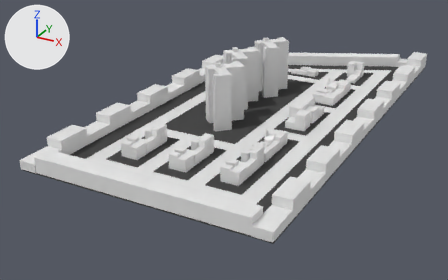
Renders of the Blender file Assets/Models/street_layout3.blend from each side of a commit.
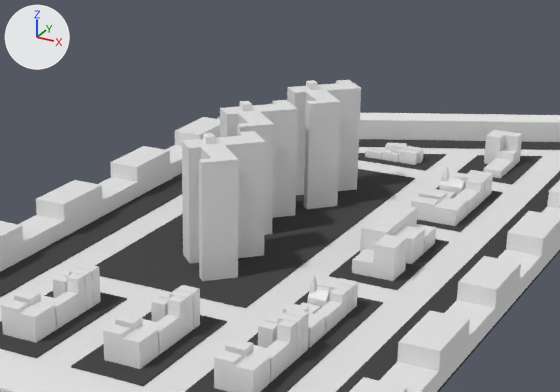
Each version is shown whole from a 50 mm camera at (17.6, -34.9, 14.0) aimed at (0.4, -3.6, -1.6), then close up on the part from 27% to 85% of the width and 0% to 65% of the height. Every picture has the same lights, and +X, +Y and +Z are marked at upper left.
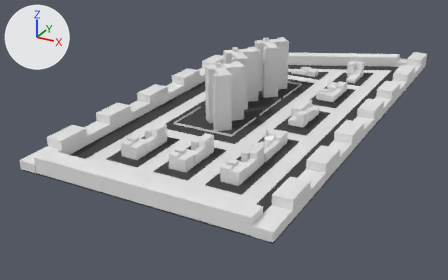
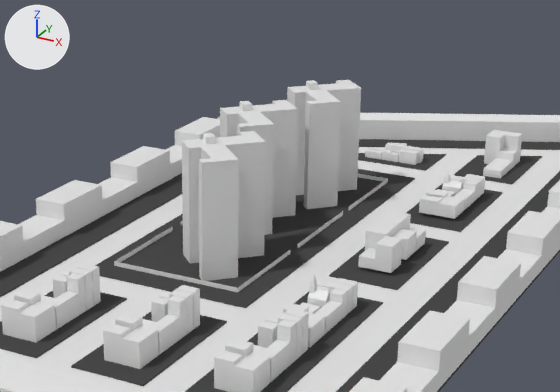
Changed parts and their boxes (x1, y1, x2, y2) in the close-ups (560 x 392 px):
'Cube.041', moved, rescaled (19% narrower, 22% shorter)
    before: (360, 203, 417, 253)
    after: (365, 211, 411, 250)
'Cube.066', moved, rescaled (22% narrower, 21% shorter)
    before: (372, 234, 407, 281)
    after: (375, 236, 402, 273)
'Cube.039', moved, rescaled (19% narrower, 20% shorter)
    before: (432, 197, 467, 226)
    after: (437, 196, 465, 219)
'Cube.045', moved, rescaled (16% narrower, 20% shorter)
    before: (394, 225, 425, 264)
    after: (391, 229, 417, 260)
'Cube.113', added
    after: (114, 262, 237, 292)
'Cube.043', moved, rescaled (17% narrower, 19% shorter)
    before: (411, 196, 439, 222)
    after: (419, 195, 442, 216)
'Cube.067', moved, rescaled (14% narrower, 21% shorter)
    before: (352, 249, 373, 277)
    after: (358, 248, 376, 270)
'Cube.042', moved, rescaled (18% narrower, 20% shorter)
    before: (415, 224, 436, 253)
    after: (409, 228, 426, 251)
'Cube.049', moved, rescaled (21% narrower, 22% shorter)
    before: (439, 166, 466, 197)
    after: (442, 171, 463, 195)
'Cube.038', rescaled (19% narrower, 21% shorter)
    before: (454, 188, 480, 215)
    after: (454, 189, 475, 210)
'Cube.047', rescaled (19% narrower, 19% shorter)
    before: (465, 178, 485, 204)
    after: (463, 180, 479, 201)
'Cube.046', moved, rescaled (19% narrower, 24% shorter)
    before: (463, 173, 489, 201)
    after: (461, 177, 482, 198)
'Cube.036', moved, rescaled (19% narrower, 21% shorter)
    before: (468, 170, 493, 197)
    after: (465, 174, 485, 195)
'Cube.116', added
    after: (114, 227, 173, 262)
'Cube.109', added
    after: (237, 250, 290, 292)
'Cube.040', moved
    before: (419, 189, 447, 201)
    after: (426, 189, 448, 199)
'Cube.110', added
    after: (297, 211, 343, 248)
'Cube.111', added
    after: (348, 179, 388, 211)
'Cube.112', added
    after: (357, 174, 388, 181)
'Cube.035', moved, rescaled (22% narrower, 20% shorter)
    before: (449, 171, 466, 180)
    after: (450, 175, 463, 182)

What changed in the scene script:
```text
Add me_cube_026:
    me_cube_026.from_pydata(...)  # a box spanning x -0.5..0.5, y -0.5..0.5, z -0.5..0.5
Add me_cube_023:
    me_cube_023.from_pydata(...)  # a box spanning x -0.5..0.5, y -0.737..0.5, z -0.5..0.5
Change ob_cube_035:
    ob_cube_035.location: (4.28, 4.2, 0.54) -> (4.42, 3.98, 0.54)
    ob_cube_035.scale: (0.72, 0.554, 0.5) -> (0.576, 0.444, 0.4)
Change ob_cube_036:
    ob_cube_036.location: (5.0, 4.2, 0.54) -> (5.0, 3.98, 0.54)
    ob_cube_036.scale: (0.72, 0.504, 0.5) -> (0.576, 0.403, 0.4)
Change ob_cube_038:
    ob_cube_038.scale: (0.72, 0.605, 0.5) -> (0.576, 0.484, 0.4)
Change ob_cube_040:
    ob_cube_040.location: (4.28, 2.19, 0.54) -> (4.42, 2.36, 0.54)
Change ob_cube_039:
    ob_cube_039.location: (5.0, 1.8, 0.54) -> (5.0, 2.06, 0.54)
    ob_cube_039.scale: (0.72, 0.504, 0.5) -> (0.576, 0.403, 0.4)
Change ob_cube_042:
    ob_cube_042.location: (5.15, -0.79, 0.54) -> (5.07, -1.04, 0.53)
    ob_cube_042.scale: (0.548, 0.448, 0.5) -> (0.438, 0.358, 0.4)
Change ob_cube_041:
    ob_cube_041.location: (4.33, -1.5, 0.54) -> (4.42, -1.61, 0.53)
    ob_cube_041.scale: (0.684, 1.16, 0.5) -> (0.548, 0.931, 0.4)
Change ob_cube_043:
    ob_cube_043.location: (4.28, 1.55, 0.54) -> (4.42, 1.85, 0.54)
    ob_cube_043.scale: (0.72, 0.251, 0.5) -> (0.576, 0.201, 0.4)
Change ob_cube_045:
    ob_cube_045.location: (5.01, -1.73, 0.54) -> (4.96, -1.79, 0.53)
    ob_cube_045.scale: (0.684, 0.448, 0.5) -> (0.548, 0.358, 0.4)
Change ob_cube_046:
    ob_cube_046.location: (5.0, 3.8, 0.54) -> (5.0, 3.66, 0.54)
    ob_cube_046.scale: (0.72, 0.504, 0.5) -> (0.576, 0.403, 0.4)
Change ob_cube_047:
    ob_cube_047.scale: (0.72, 0.504, 0.5) -> (0.576, 0.403, 0.4)
Change ob_cube_049:
    ob_cube_049.location: (4.45, 2.97, 0.54) -> (4.56, 2.99, 0.54)
    ob_cube_049.scale: (0.72, 0.853, 0.5) -> (0.576, 0.682, 0.4)
Change ob_cube_066:
    ob_cube_066.location: (5.01, -3.11, 0.54) -> (4.96, -2.9, 0.53)
    ob_cube_066.scale: (0.684, 0.448, 0.5) -> (0.548, 0.358, 0.4)
Change ob_cube_067:
    ob_cube_067.location: (4.4, -3.11, 0.3) -> (4.48, -2.9, 0.34)
    ob_cube_067.scale: (0.684, 0.448, 0.261) -> (0.548, 0.358, 0.209)
Add ob_cube_116:
    ob_cube_116 = bpy.data.objects.new('Cube.116', me_cube_026)
    ob_cube_116.location = (-1.51, -4.68, 0.1)
    ob_cube_116.scale = (0.0139, -3.15, 0.131)
Add ob_cube_113:
    ob_cube_113 = bpy.data.objects.new('Cube.113', me_cube_023)
    ob_cube_113.location = (0.8, -6.25, 0.1)
    ob_cube_113.rotation_euler = (0.0, 0.0, 1.571)  # degrees (0, 0, 90)
    ob_cube_113.scale = (0.0139, -3.15, 0.131)
Add ob_cube_112:
    ob_cube_112 = bpy.data.objects.new('Cube.112', me_cube_023.copy())
    ob_cube_112.location = (0.8, 4.15, 0.1)
    ob_cube_112.rotation_euler = (0.0, 0.0, 1.571)  # degrees (0, 0, 90)
    ob_cube_112.scale = (0.0139, -3.15, 0.131)
Add ob_cube_111:
    ob_cube_111 = bpy.data.objects.new('Cube.111', me_cube_026.copy())
    ob_cube_111.location = (2.37, 2.58, 0.1)
    ob_cube_111.scale = (0.0139, -3.15, 0.131)
Add ob_cube_110:
    ob_cube_110 = bpy.data.objects.new('Cube.110', me_cube_026.copy())
    ob_cube_110.location = (2.37, -1.03, 0.1)
    ob_cube_110.scale = (0.0139, -3.15, 0.131)
Add ob_cube_109:
    ob_cube_109 = bpy.data.objects.new('Cube.109', me_cube_026.copy())
    ob_cube_109.location = (2.37, -4.68, 0.1)
    ob_cube_109.scale = (0.0139, -3.15, 0.131)
```
